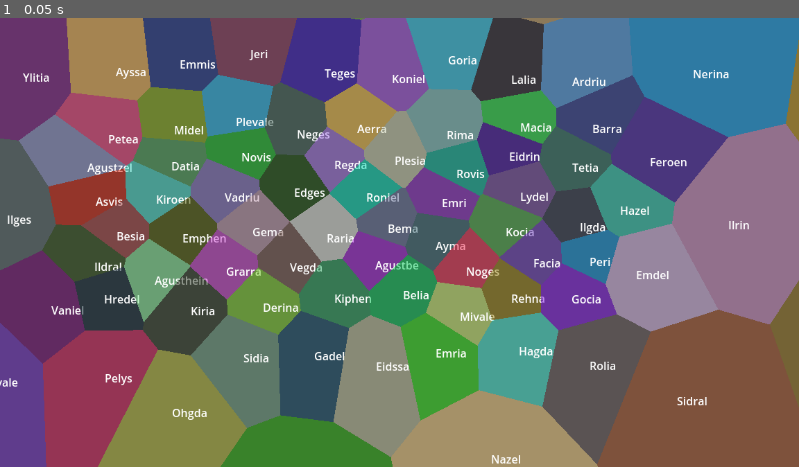
Above: before the commit, frame 1.
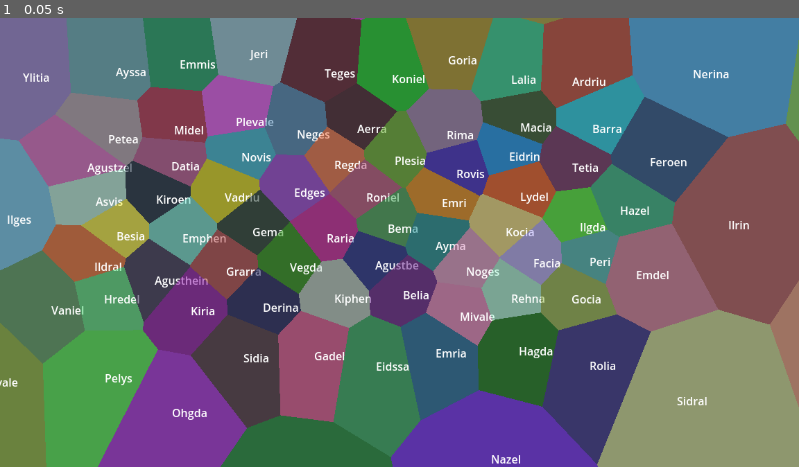
Above: after the commit, the same moment.

Repository: PiotrusWatson/chess-part-two
Game: Godot game, scene res://Worlds/world_map.tscn
Two runs of this game, one before a commit and one after it. Both use one fixed random seed, a clock stepped at 60 frames per second and the inputs below. This scene is started directly instead of the project's main scene.
Inputs:
- Up to frame 1 (0.05 s): no input

The runs differ from the first frame. In frame 1, 90% of the frame differs, in the area x 0-100%, y 0-100%.

Commit message:
started writing the code to make the sea appear on the borders! but ran into a glitch where each piece of sea is being pushed off the edges of the rect

Diff:
--- /dev/null
+++ b/Objects/cities.gd
@@ -0,0 +1,23 @@
+extends Object
+
+class_name CityStates
+
+var delaunay
+var states
+
+func _init(states, delaunay):
+	self.delaunay = delaunay
+	self.states = states
+
+func is_border_of_world(state: CityState):
+	return delaunay.is_border_site(state.get_site())
+
+func decide_which_states_are_empty():
+	for state in states:
+		if is_border_of_world(state):
+			state.decide_state_type(CityState.StateType.NONE)
+
+func get_visible_states(parent: Node):
+	for state in states:
+		var polygon = state.make_polygon()
+		parent.add_child(polygon)
--- a/Objects/city_state.gd
+++ b/Objects/city_state.gd
@@ -5,18 +5,18 @@
 
 enum StateType{NONE, CITY}
 var name: String
+var name_generator: NameGenerator
 var voronoi_site: Delaunay.VoronoiSite
 var neighbours = []
 var type: StateType
-
+var color: Color
 func get_site():
 	return voronoi_site
 
 func _init(site: Delaunay.VoronoiSite):
-	var name_generator = NameGenerator.new()
-	name = name_generator.generate_simple_name()
+	name_generator = NameGenerator.new()
 	voronoi_site = site
-	type = StateType.CITY
+	decide_state_type(StateType.CITY)
 
 func is_in_neighbours(site: Delaunay.VoronoiSite):
 	for neighbour_edge in voronoi_site.neighbours:
@@ -24,6 +24,14 @@
 			return true
 	return false
 
+func decide_state_type(type: StateType):
+	self.type = type
+	if type == StateType.CITY:
+		randomly_generate_color()
+		name = name_generator.generate_simple_name()
+	else:
+		color = Color.TRANSPARENT
+		name = ""
 
 func add_neighbour_back(other: CityState):
 	if is_in_neighbours(other.voronoi_site):
@@ -45,10 +53,12 @@
 	var p = voronoi_site.polygon
 	p.append(p[0])
 	polygon.polygon = p
-	polygon = randomly_colour_polygon(polygon)
+	polygon.color = color
 	polygon.add_child(make_label())
 	return polygon
 
+func randomly_generate_color():
+	color = Color(randf_range(0,1),randf_range(0,1),randf_range(0,1),0.5)
 func randomly_colour_polygon(polygon: Polygon2D) -> Polygon2D:
 	polygon.color = Color(randf_range(0,1),randf_range(0,1),randf_range(0,1),0.5)
 	return polygon
--- a/Objects/state_builder.gd
+++ b/Objects/state_builder.gd
@@ -5,14 +5,16 @@
 var start_point: Vector2
 var distance: float
 var random_flibble: int
+var relax_amount: int
 
 var triangles
 var sites
-func _init(_start_point= Vector2(50, 50), _distance = 100, _random_flibble=15):
+func _init(_start_point= Vector2(50, 50), _distance = 100, _random_flibble=15, relax_amount = 2):
 	delaunay = Delaunay.new()
 	start_point = _start_point
 	distance = _distance
 	random_flibble = _random_flibble
+	self.relax_amount = relax_amount
 
 func generate_zones(zone_numbers = Vector2(10, 10)):
 	for i in range(zone_numbers.x):
@@ -41,15 +43,4 @@
 			state.add_neighbour_back(sites_to_states[neighbour.other])
 
 	var states = sites_to_states.values()
-	decide_which_states_are_empty(states)
-	return states
-
-func decide_which_states_are_empty(states):
-	for state in states:
-		if delaunay.is_border_site(state.get_site()):
-			state.type = CityState.StateType.NONE
-
-func get_visible_states(parent: Node, states):
-	for state in states:
-		var polygon = state.make_polygon()
-		parent.add_child(polygon)
+	return CityStates.new(states, delaunay)
--- a/blob_builder.gd
+++ b/blob_builder.gd
@@ -5,31 +5,5 @@
 	state_builder = StateBuilder.new()
 	state_builder.generate_zones()
 	var states = state_builder.build_states()
-	state_builder.decide_which_states_are_empty(states)
-	state_builder.get_visible_states(self, states)
-
-func show_neighbour(edge: Delaunay.VoronoiEdge):
-	var line = Line2D.new()
-	var points: PackedVector2Array
-	var l = 6
-	var s = lerp(edge.a, edge.b, 0.6)
-	var dir = edge.a.direction_to(edge.b).orthogonal()
-	points.append(s + dir * l)
-	points.append(s - dir * l)
-	line.points = points
-	line.width = 1
-	line.default_color = Color.CYAN
-	add_child(line)
-
-
-func show_triangle(triangle: Delaunay.Triangle):
-	var line = Line2D.new()
-	var p = PackedVector2Array()
-	p.append(triangle.a)
-	p.append(triangle.b)
-	p.append(triangle.c)
-	p.append(triangle.a)
-	line.points = p
-	line.width = 1
-	line.antialiased
-	add_child(line)
+	states.decide_which_states_are_empty()
+	states.get_visible_states(self)
